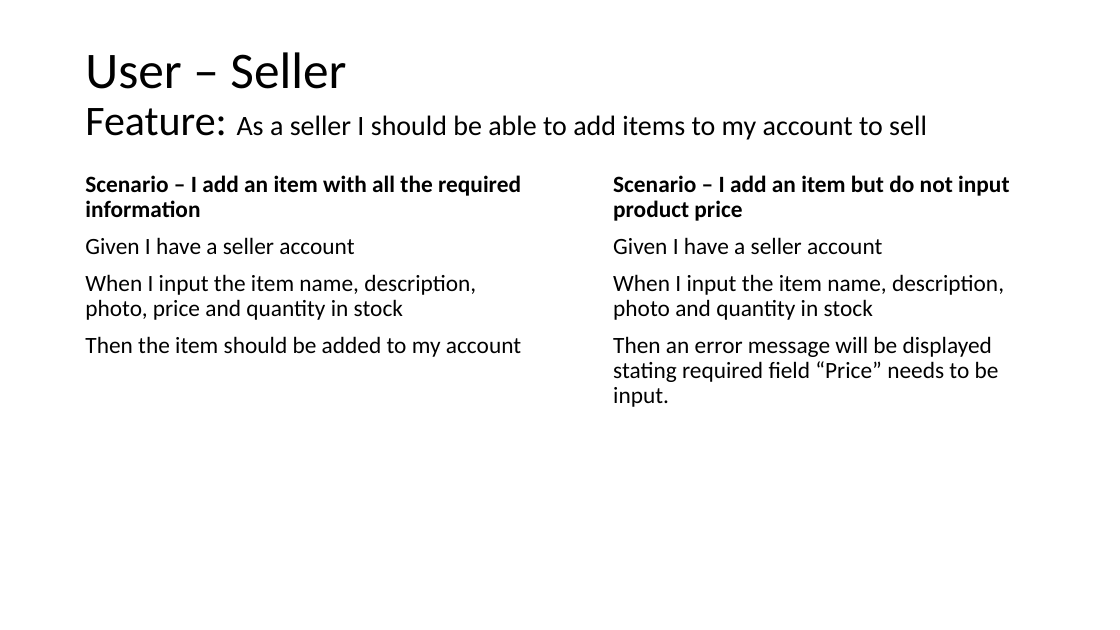
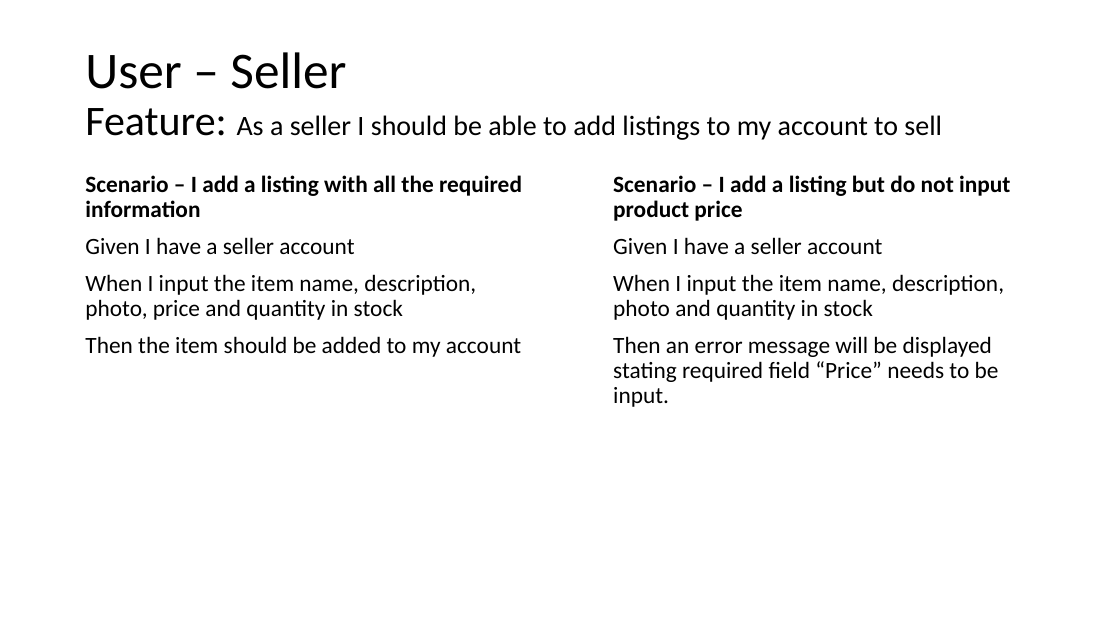
Before and after one commit to jameshutchy/Best-Practice-PHP, a slide deck: slide 16 of BCDE224 - Assessment 2 - James Hutchinson/BCDE244-Assesment 2 - James Hutchinson.pptx. Drawn at 1120x630 pixels with LibreOffice and Linux fonts; fonts in the diff are those of the drawing. Boxes give left, top, right and bottom in pixels: in the first picture for what was removed or moved away, otherwise in the second. Text is boxed around its words. In the diff, an @@ line names an element or a change of style, - is before the commit and + after.

```diff
--- a/BCDE224 - Assessment 2 - James Hutchinson/BCDE244-Assesment 2 - James Hutchinson.pptx
+++ b/BCDE224 - Assessment 2 - James Hutchinson/BCDE244-Assesment 2 - James Hutchinson.pptx
@@ title at (85,52,942,140): text changed @@
-User – Seller
-Feature: As a seller I should be able to add items to my account to sell
+User – Seller
+Feature: As a seller I should be able to add listings to my account to sell
@@ text at (85,175,522,217): text changed @@
-Scenario – I add an item with all the required information
+Scenario – I add a listing with all the required information
@@ text at (613,175,1010,221): text changed @@
-Scenario – I add an item but do not input product price
+Scenario – I add a listing but do not input product price
```
Also in this commit, not shown: 8 other slides changed, 21 slides added, 1 slide removed, 10 other files.
